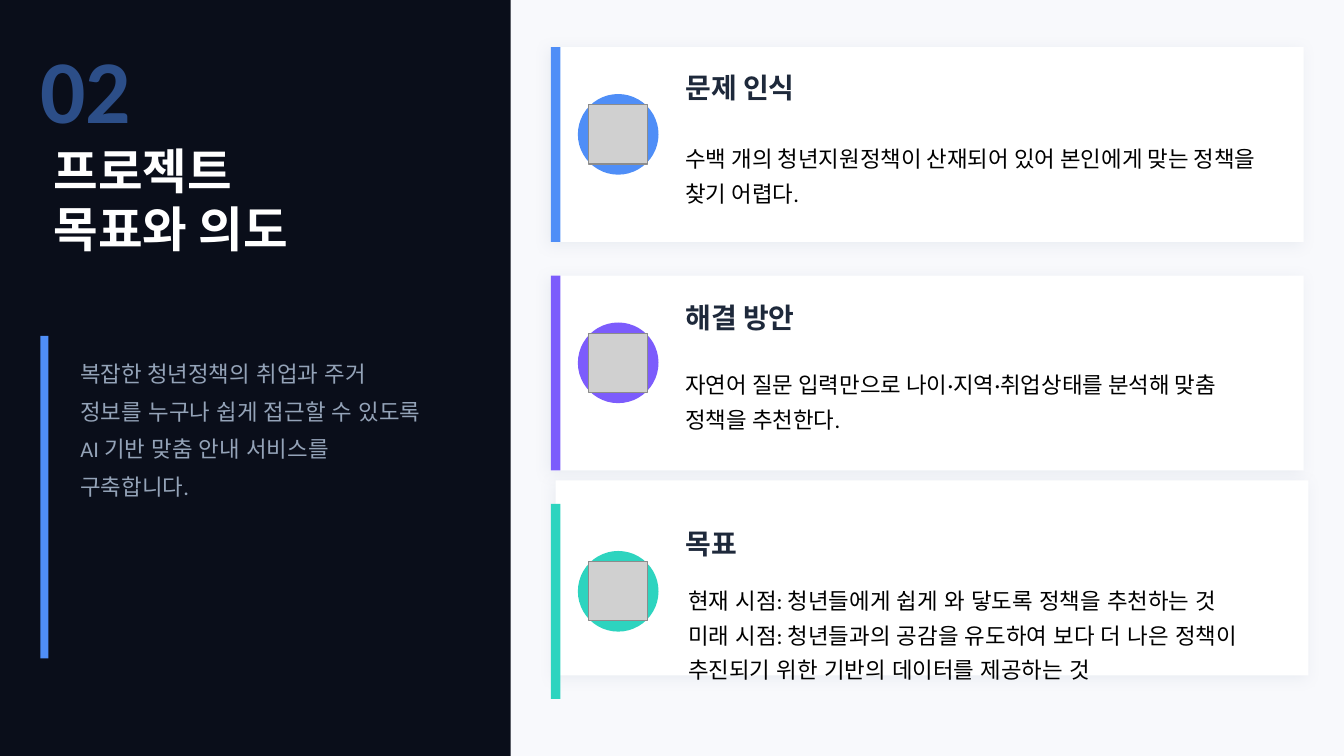
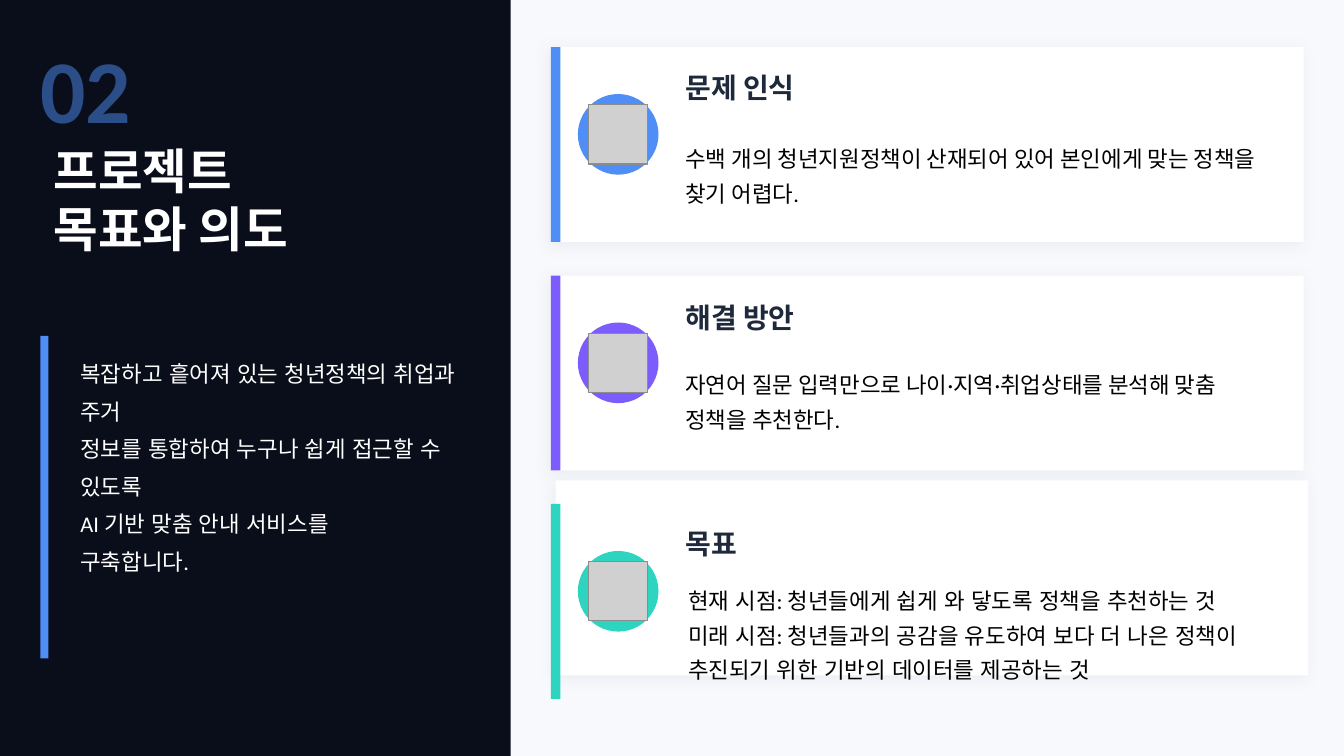
Before and after one commit to gibsifnger/youth-sync, a slide deck: slide 2 of youth_sync.pptx. Drawn at 1344x756 pixels with LibreOffice and Linux fonts; fonts in the diff are those of the drawing; grey boxes stand for pictures. Boxes give left, top, right and bottom in pixels: in the first picture for what was removed or moved away, otherwise in the second. Text is boxed around its words. In the diff, an @@ line names an element or a change of style, - is before the commit and + after.

```diff
--- a/youth_sync.pptx
+++ b/youth_sync.pptx
@@ text at bbox=[80, 363, 456, 497]: text changed; text colour #94A3B8 to #FFFFFF @@
-복잡한 청년정책의 취업과 주거
-정보를 누구나 쉽게 접근할 수 있도록
+복잡하고 흩어져 있는 청년정책의 취업과 주거
+정보를 통합하여 누구나 쉽게 접근할 수 있도록
@@ text at bbox=[80, 513, 328, 572]: text colour #94A3B8 to #FFFFFF in "AI 기반 맞춤 안내 서비스를", "구축합니다." @@
```
Also in this commit, not shown: 2 other slides changed.
